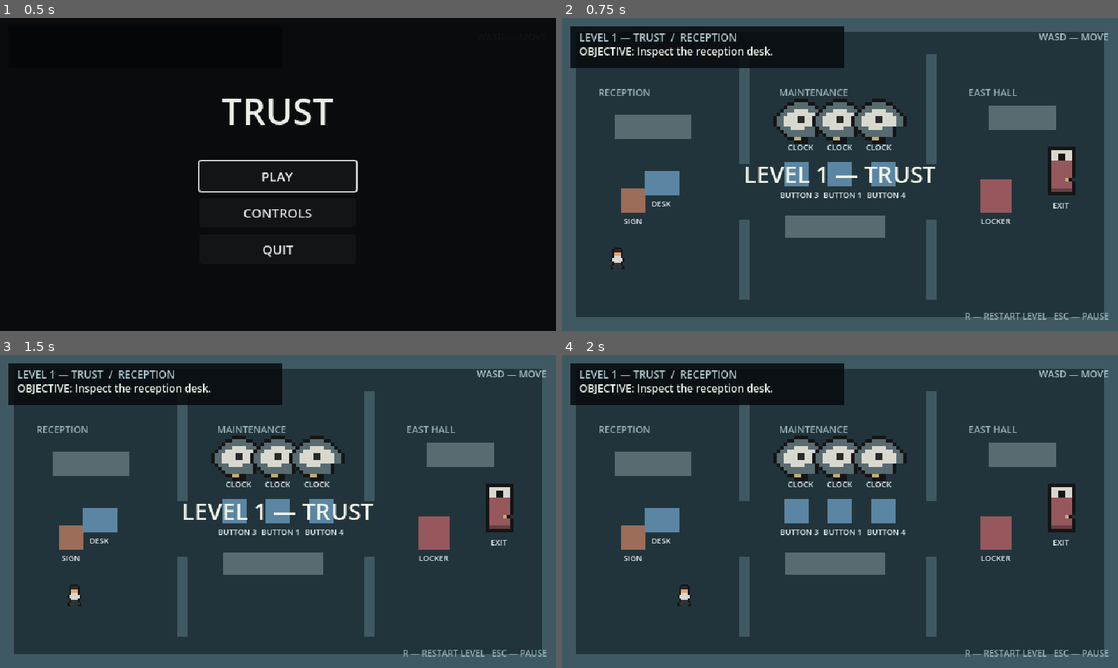
Above: before the commit, frames 1-4 (two rows, left to right).
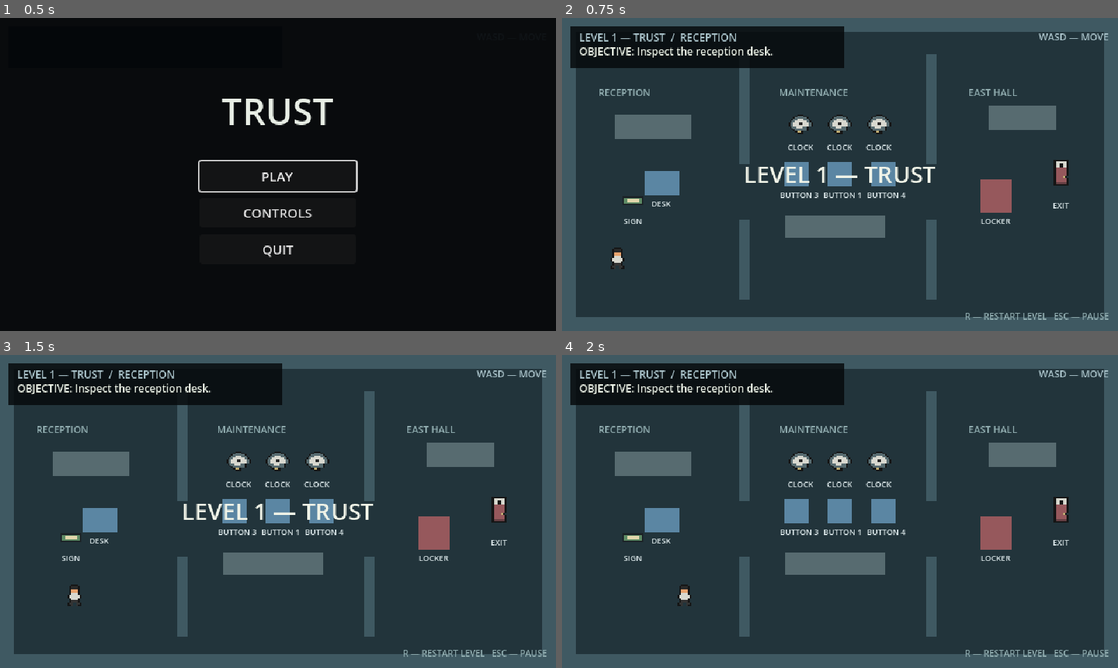
Above: after the commit, the same moments.

Repository: greenghostcmd/Trust
Game: Godot game, scene res://scenes/main/main.tscn
The game is run twice, just before and just after one commit, with the same random seed, the same clock (stepped at 60 frames per second) and the same inputs.
Inputs:
- Up to frame 1 (0.5 s): no input
- Up to frame 2 (0.75 s): click "PLAY" at 0.5 s
- Up to frame 3 (1.5 s): tap Enter at 1.25 s; hold D (move_right) from 1.28 s (still down); tap E (interact) at 1.35 s
- Up to frame 4 (2 s): keep holding D (move_right)

Frame 1 is identical in both runs. In frame 2, 3.5% of the frame differs, in the area x 10-93%, y 25-63%; in frame 3, 3.5%; in frame 4, 3.5%.

Commit message:
added 4 more sprites to the game, fixed there scale and placement (the game looks better now).

Diff:
--- a/scripts/objects/interactable.gd
+++ b/scripts/objects/interactable.gd
@@ -38,10 +38,13 @@
 
 	if texture_path != "":
 		var sprite := Sprite2D.new()
-		sprite.texture = load(texture_path)
-		sprite.texture_filter = CanvasItem.TEXTURE_FILTER_NEAREST
-		sprite.scale = Vector2(0.25, 0.25)
-		add_child(sprite)
+		var texture := load(texture_path) as Texture2D
+
+		if texture != null:
+			sprite.texture = texture
+			sprite.texture_filter = CanvasItem.TEXTURE_FILTER_NEAREST
+			sprite.scale = get_sprite_scale(texture, object_size)
+			add_child(sprite)
 	else:
 		var visual := Polygon2D.new()
 		visual.polygon = PackedVector2Array([
@@ -65,11 +68,11 @@
 		-label_width / 2.0,
 		object_size.y / 2.0 + 3.0
 	)
+
 	label.size = Vector2(label_width, 18)
 	label.horizontal_alignment = HORIZONTAL_ALIGNMENT_CENTER
 	label.add_theme_font_size_override("font_size", 9)
 	label.add_theme_color_override("font_color", Color("d9e5e7"))
-
 	add_child(label)
 
 
@@ -83,5 +86,26 @@
 			return "res://assets/sprites/record_case.png"
 		"EXIT":
 			return "res://assets/sprites/exit_door.png"
+		"ARCHIVE":
+			return "res://assets/sprites/archive_door.png"
+		"TRUST":
+			return "res://assets/sprites/trust_door.png"
+		"SERVICE":
+			return "res://assets/sprites/service_panel.png"
+		"SIGN":
+			return "res://assets/sprites/exit_sign.png"
 		_:
 			return ""
+
+
+func get_sprite_scale(texture: Texture2D, object_size: Vector2) -> Vector2:
+	var texture_size := texture.get_size()
+
+	if texture_size.x <= 0.0 or texture_size.y <= 0.0:
+		return Vector2.ONE
+
+	var scale_x := object_size.x / texture_size.x
+	var scale_y := object_size.y / texture_size.y
+	var uniform_scale := minf(scale_x, scale_y)
+
+	return Vector2(uniform_scale, uniform_scale)
Binary file added: assets/sprites/archive_door.png
Not shown, changed: assets/sprites/archive_door.png.import
Not shown, changed: assets/sprites/clock.png.import
Binary file removed: assets/sprites/clock_native.png
Not shown, changed: assets/sprites/exit_door.png.import
Binary file removed: assets/sprites/exit_door_native.png
Binary file added: assets/sprites/exit_sign.png
Not shown, changed: assets/sprites/exit_sign.png.import
Not shown, changed: assets/sprites/lantern.png.import
Binary file removed: assets/sprites/lantern_native.png
Not shown, changed: assets/sprites/player.png.import
Not shown, changed: assets/sprites/record_case.png.import
(and 6 more such lines)
